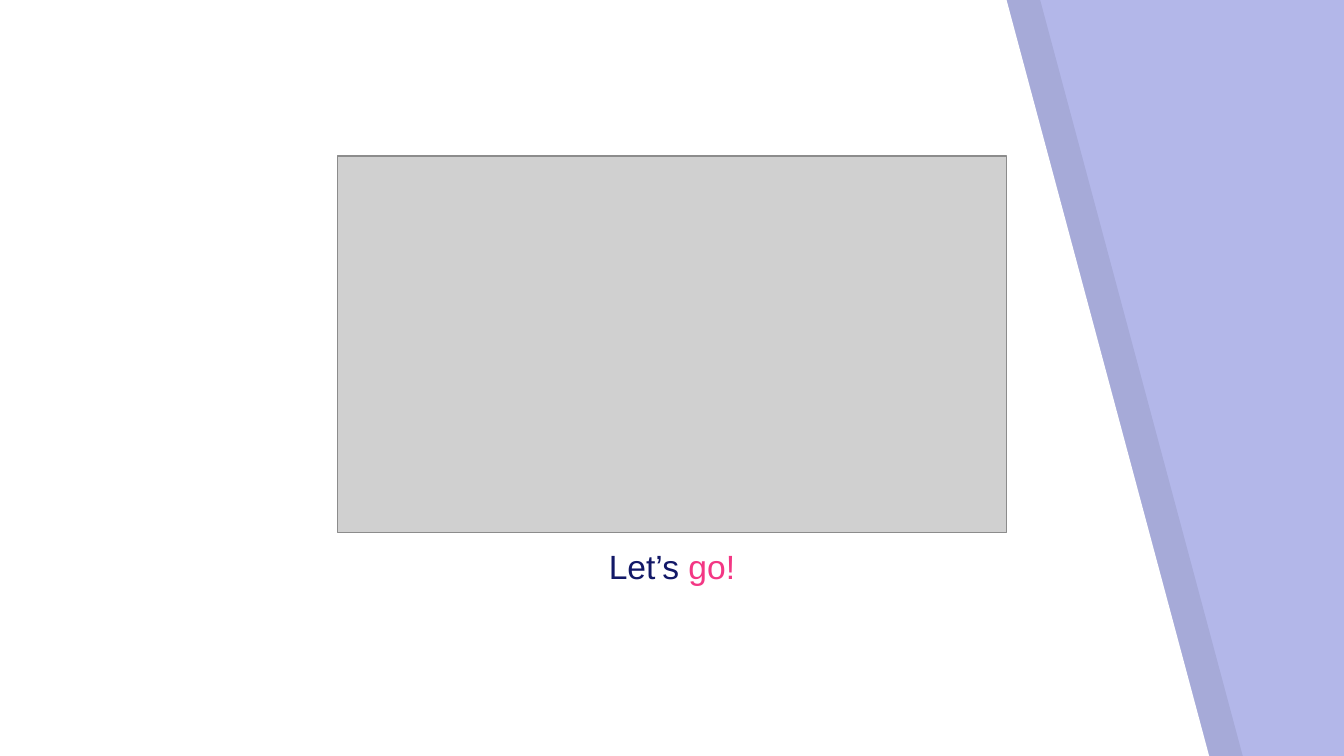
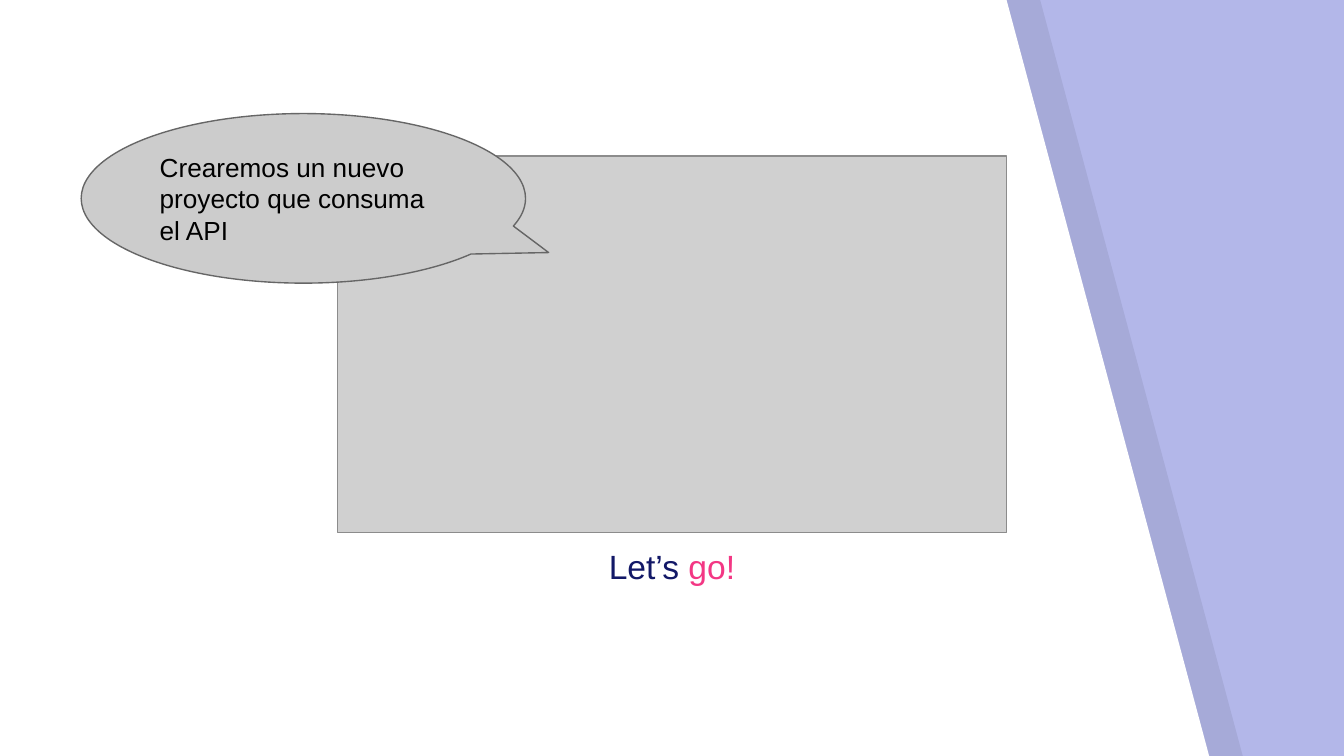
Before and after one commit to itzarel/AndroidAnnotations-Concurrencia-API-Rest, a slide deck: slide 23 of Slides/COMPLETO - Slides de todos los temas.pptx. Drawn at 1344x756 pixels with LibreOffice and Linux fonts; fonts in the diff are those of the drawing; grey boxes stand for pictures. Boxes give left, top, right and bottom in pixels: in the first picture for what was removed or moved away, otherwise in the second. Text is boxed around its words. In the diff, an @@ line names an element or a change of style, - is before the commit and + after.

```diff
--- a/Slides/COMPLETO - Slides de todos los temas.pptx
+++ b/Slides/COMPLETO - Slides de todos los temas.pptx
@@ speech bubble added at box(81, 114, 526, 284), fill #CCCCCC, outline #666666 0.75 pt, 14 pt, text #000000 @@
+Crearemos un nuevo proyecto que consuma el API
```
Also in this commit, not shown: 2 other slides changed, 44 other files.
